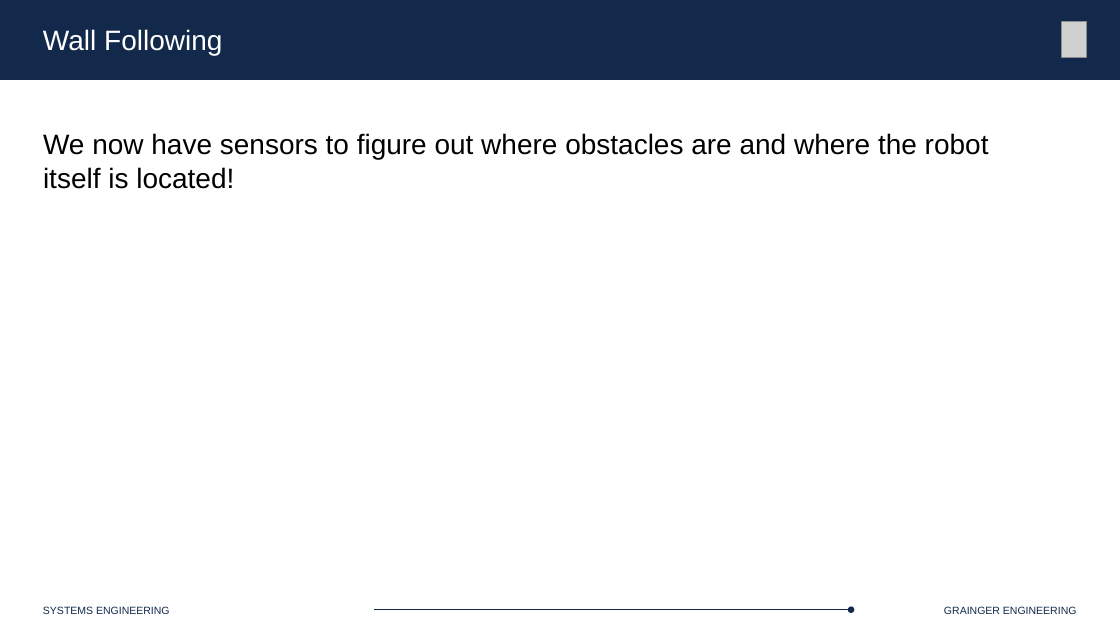
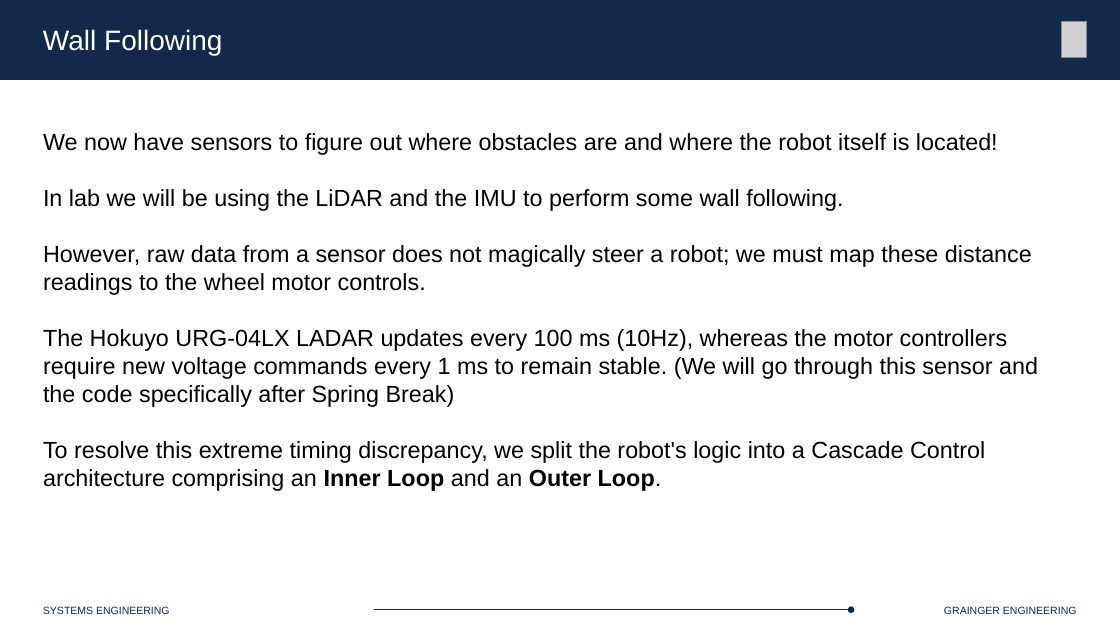
Before and after one commit to Marius-Juston/SE-423---Class-Material, a slide deck: slide 29 of Lectures/Slides/L14.pptx. Drawn at 1120x630 pixels with LibreOffice and Linux fonts; fonts in the diff are those of the drawing; grey boxes stand for pictures. Boxes give left, top, right and bottom in pixels: in the first picture for what was removed or moved away, otherwise in the second. Text is boxed around its words. In the diff, an @@ line names an element or a change of style, - is before the commit and + after.

```diff
--- a/Lectures/Slides/L14.pptx
+++ b/Lectures/Slides/L14.pptx
@@ text at (43, 133, 998, 155): size 24 to 20 pt in "We now have sensors to figure out ..." @@
@@ text at (43, 189, 1038, 491): paragraphs added @@
+In lab we will be using the LiDAR and the IMU to perform some wall following.
+However, raw data from a sensor does not magically steer a robot; we must map these distance readings to the wheel motor controls.
+The Hokuyo URG-04LX LADAR updates every 100 ms (10Hz), whereas the motor controllers require new voltage commands every 1 ms to remain stable. (We will go through this sensor and the code specifically after Spring Break)
+To resolve this extreme timing discrepancy, we split the robot's logic into a Cascade Control architecture comprising an Inner Loop and an Outer Loop.
```
Also in this commit, not shown: 2 other slides changed, 12 slides added, 1 other file.
